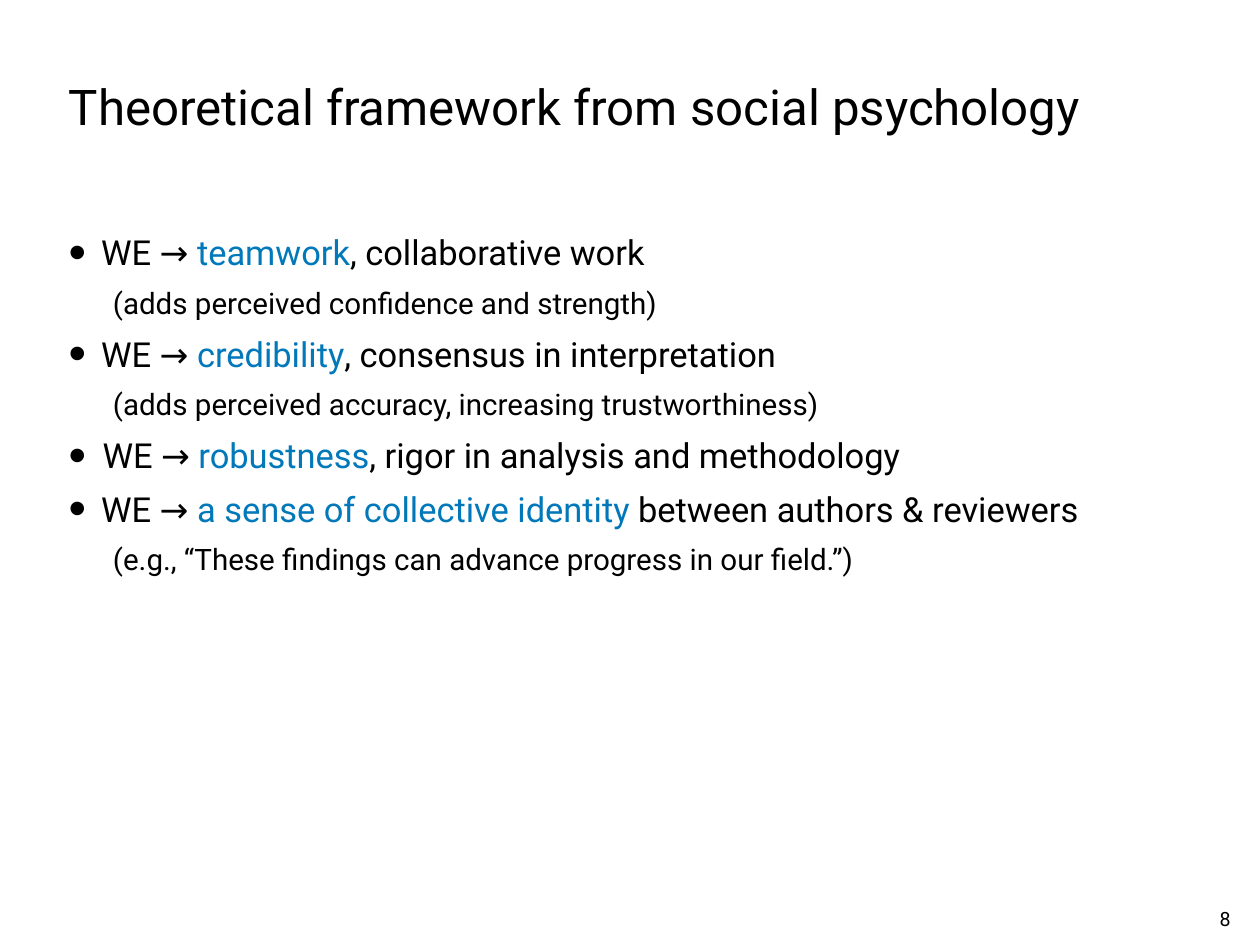
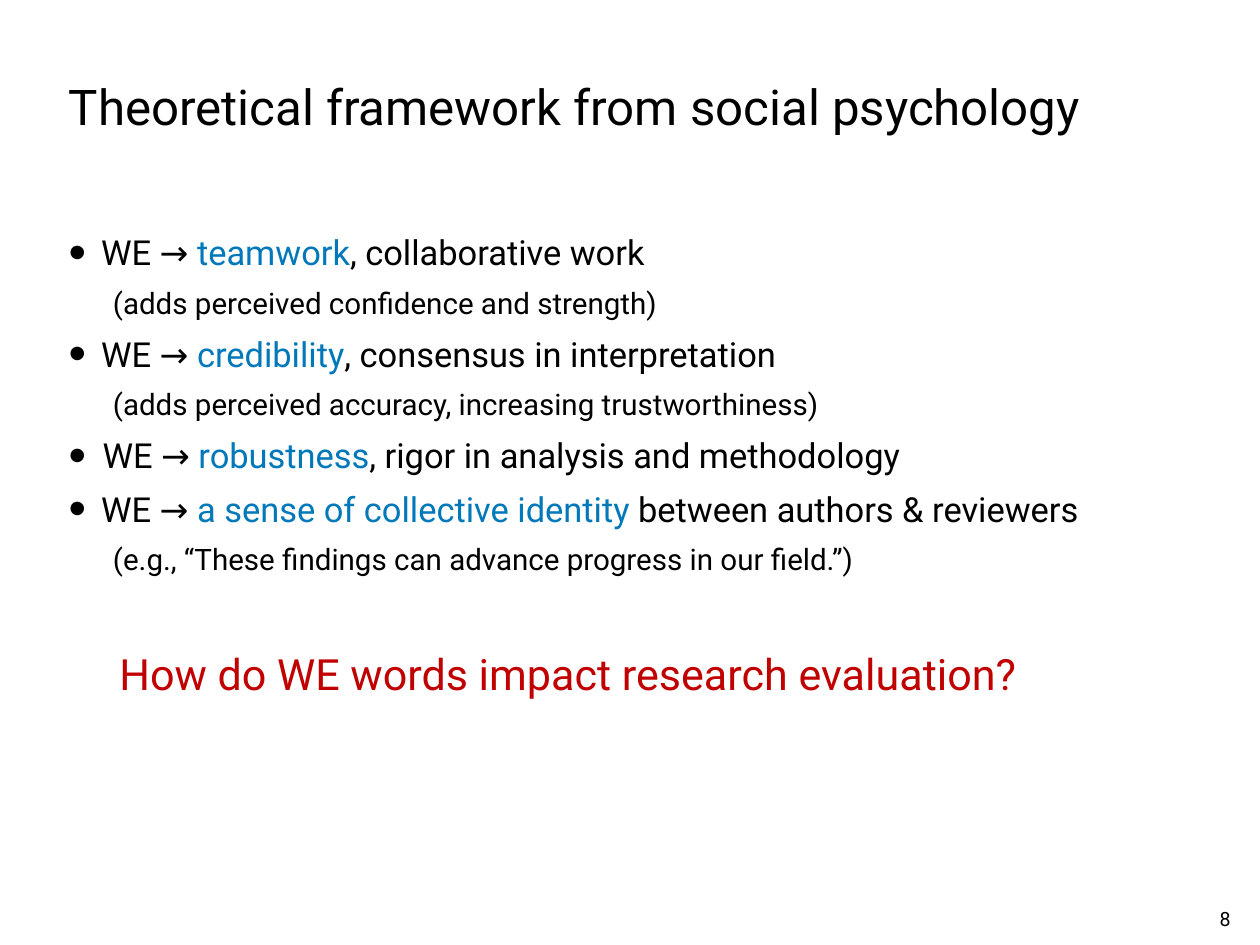
Before and after one commit to haoopeng/haoopeng.github.io, a slide deck: slide 8 of images/hao_slides.pptx. Drawn at 1260x945 pixels with LibreOffice and Linux fonts; fonts in the diff are those of the drawing. Boxes give left, top, right and bottom in pixels: in the first picture for what was removed or moved away, otherwise in the second. Text is boxed around its words. In the diff, an @@ line names an element or a change of style, - is before the commit and + after.

```diff
--- a/images/hao_slides.pptx
+++ b/images/hao_slides.pptx
@@ text added at (119,657,1016,699), 35 pt, text #C00100 @@
+How do WE words impact research evaluation?
```
Also in this commit, not shown: 2 other slides changed.
